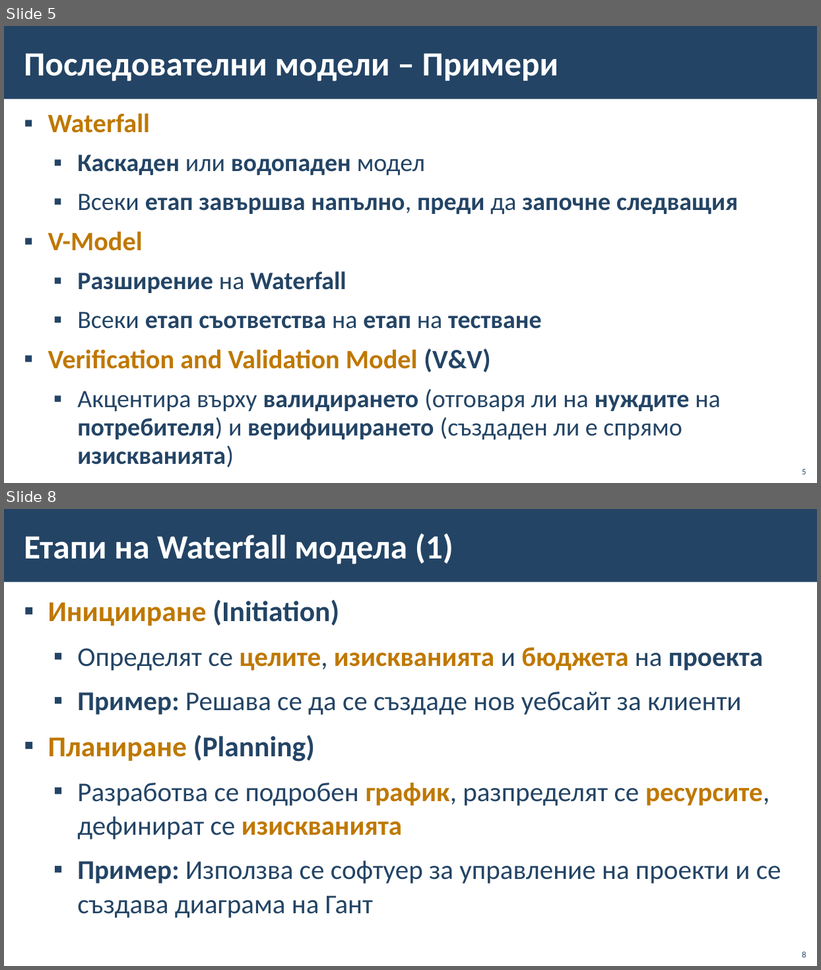
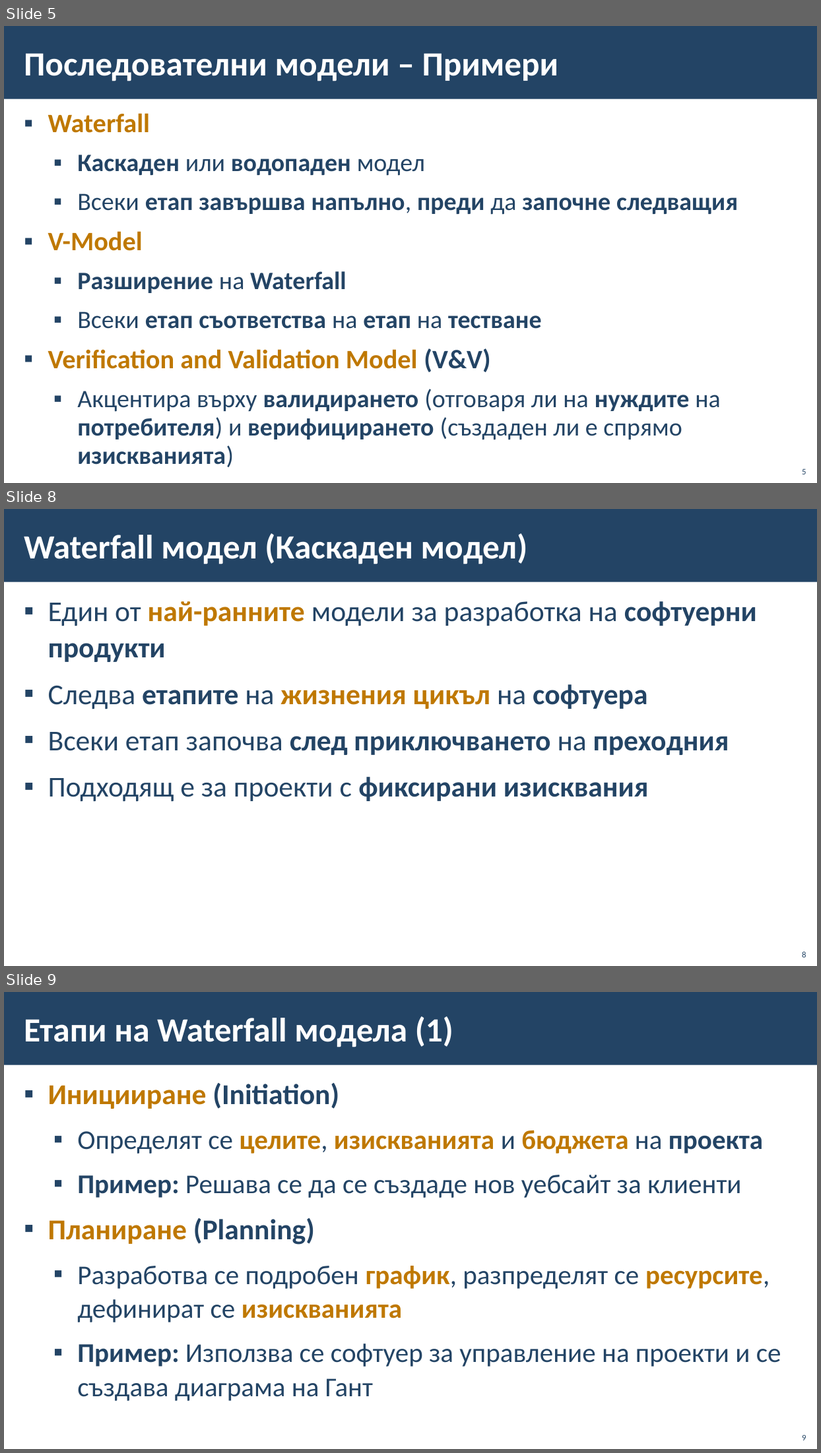
Before and after one commit to BG-IT-Edu/School-Programming, a slide deck: Courses/Software-Sciences/IT-Module-4-Problem-Solving-with-ICT/02-Sequential-Models/02-Sequential-Models.pptx. Shown one above the other, each under a label of ours: slides 5 and 8 before the commit, slides 5, 8 and 9 after it; the slides between them are not shown. The pictures are 821x970 and 821x1453 pixels, drawn with LibreOffice and Linux fonts; fonts in the diff are those of the drawing; background and template pictures are left out. Boxes give left, top, right and bottom in pixels: in the first picture for what was removed or moved away, otherwise in the second. Text is boxed around its words. In the diff, an @@ line names an element or a change of style, - is before the commit and + after.

```diff
--- a/Courses/Software-Sciences/IT-Module-4-Problem-Solving-with-ICT/02-Sequential-Models/02-Sequential-Models.pptx
+++ b/Courses/Software-Sciences/IT-Module-4-Problem-Solving-with-ICT/02-Sequential-Models/02-Sequential-Models.pptx
@@ slide 8 added at <box>4,509,817,966</box>, background #FFFFFF; not listed: 1 template element that a slide beside it also shows @@
@@ title added at <box>24,533,528,564</box>, 40 pt, text #FFFFFF, bold @@
+Waterfall модел (Каскаден модел)
@@ text added at <box>48,601,757,801</box>, 34 pt, text #234465, bold @@
+▪ Един от най-ранните модели за разработка на софтуерни продукти
+▪ Следва етапите на жизнения цикъл на софтуера
+▪ Всеки етап започва след приключването на преходния
+▪ Подходящ е за проекти с фиксирани изисквания
@@ page number added at <box>802,952,806,958</box>, 10 pt, text #234465 @@
+8
@@ what was slide 8 is now slide 9 @@
@@ page number at <box>802,1435,806,1441</box>: text changed @@
-8
+9
```
Also in this commit, not shown: 2 slides changed.
